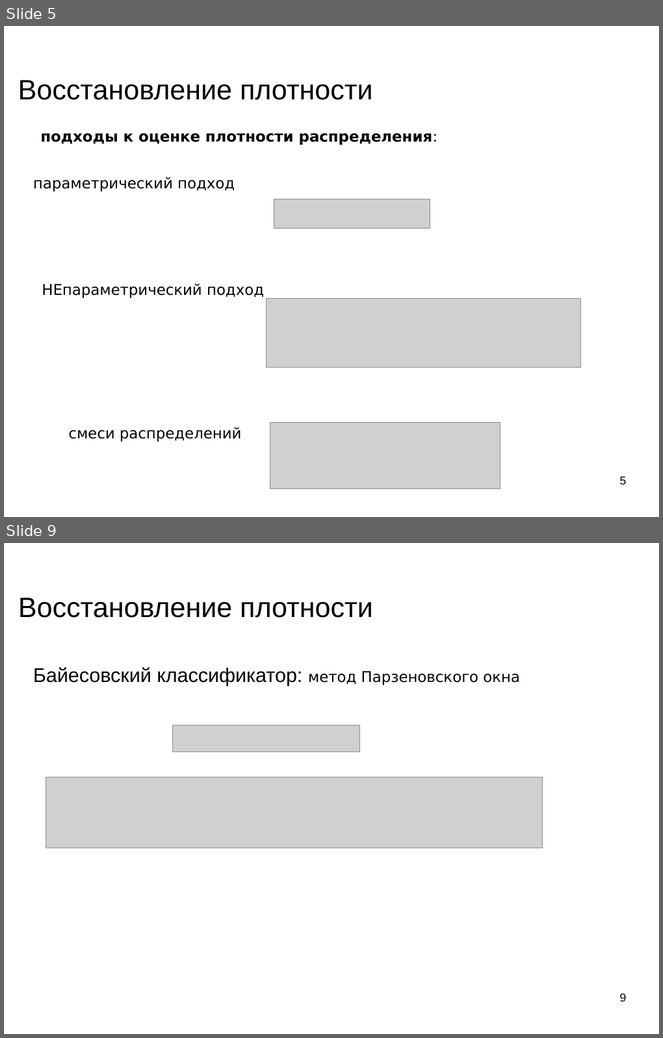
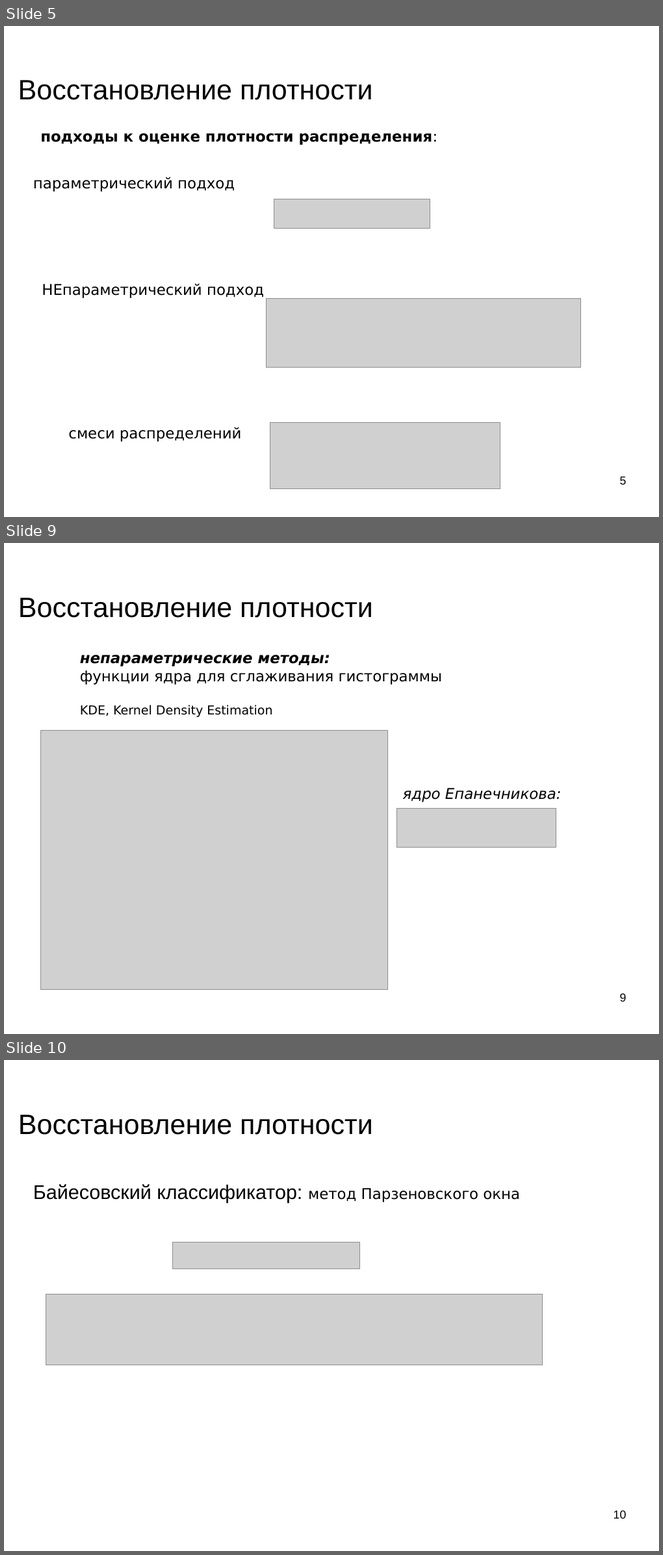
Before and after one commit to mechanoid5/ml_lectorium_legacy, a slide deck: 05-em.odp. Shown one above the other, each under a label of ours: slides 5 and 9 before the commit, slides 5, 9 and 10 after it; the slides between them are not shown. The pictures are 663x1038 and 663x1555 pixels, drawn with LibreOffice and Linux fonts; fonts in the diff are those of the drawing; grey boxes stand for pictures; background and template pictures are left out. Boxes give left, top, right and bottom in pixels: in the first picture for what was removed or moved away, otherwise in the second. Text is boxed around its words. In the diff, an @@ line names an element or a change of style, - is before the commit and + after.

```diff
--- a/05-em.odp
+++ b/05-em.odp
@@ slide 9 added at bbox=[4, 543, 659, 1034], background picture (left out) @@
@@ title added at bbox=[18, 598, 373, 618], 33.9 pt, text #000000 @@
+Восстановление плотности
@@ text added at bbox=[80, 655, 443, 717], 18 pt, text #000000 @@
+непараметрические методы:
+функции ядра для сглаживания гистограммы
+KDE, Kernel Density Estimation
@@ picture added at bbox=[40, 730, 388, 990] @@
@@ text added at bbox=[403, 788, 562, 802], 18 pt, text #000000, italic @@
+ядро Епанечникова:
@@ picture added at bbox=[398, 808, 556, 847] @@
@@ page number added at bbox=[620, 993, 627, 1002], 14 pt, text #000000 @@
+9
@@ what was slide 9 is now slide 10 @@
@@ page number at bbox=[614, 1510, 627, 1519]: text changed @@
-9
+10
```
Also in this commit, not shown: 5 slides changed, 2 other files.
